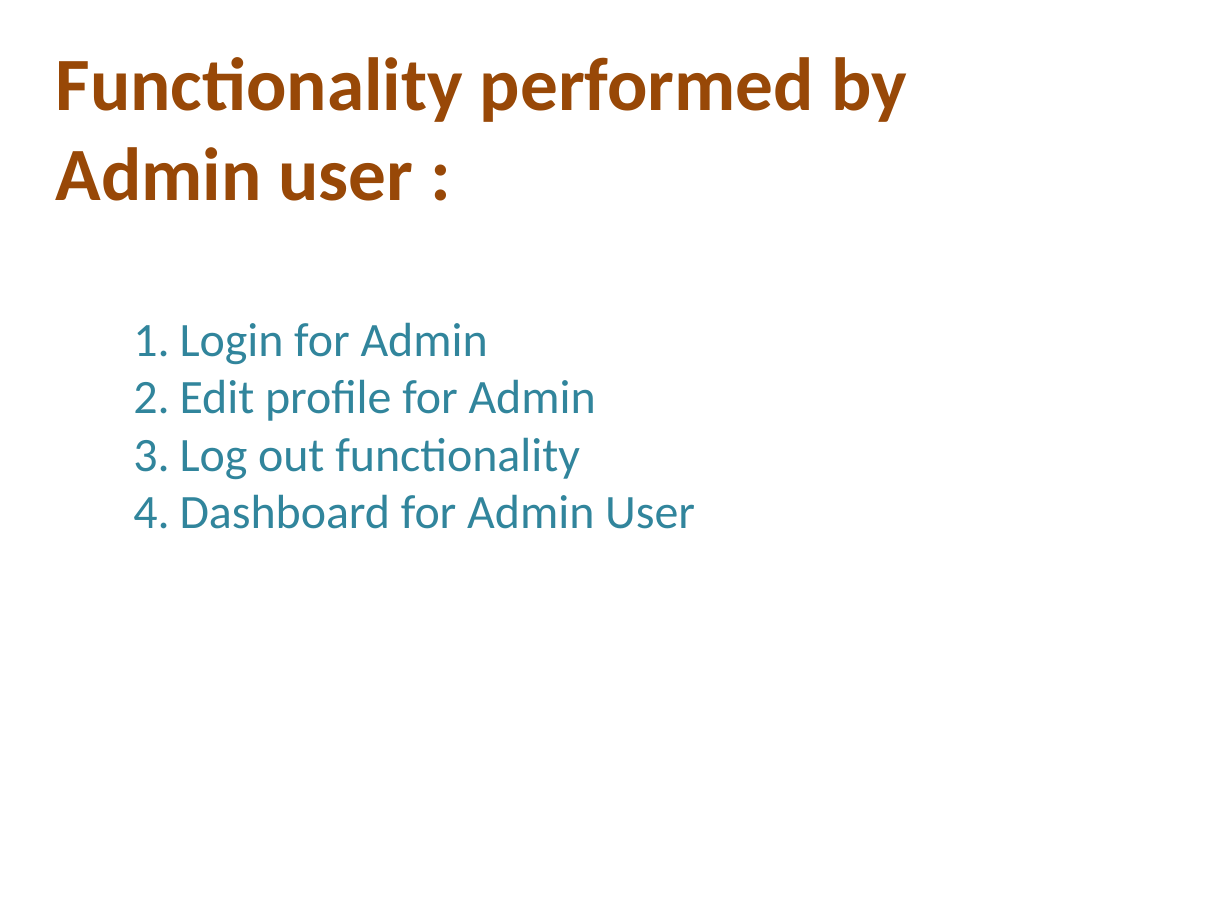
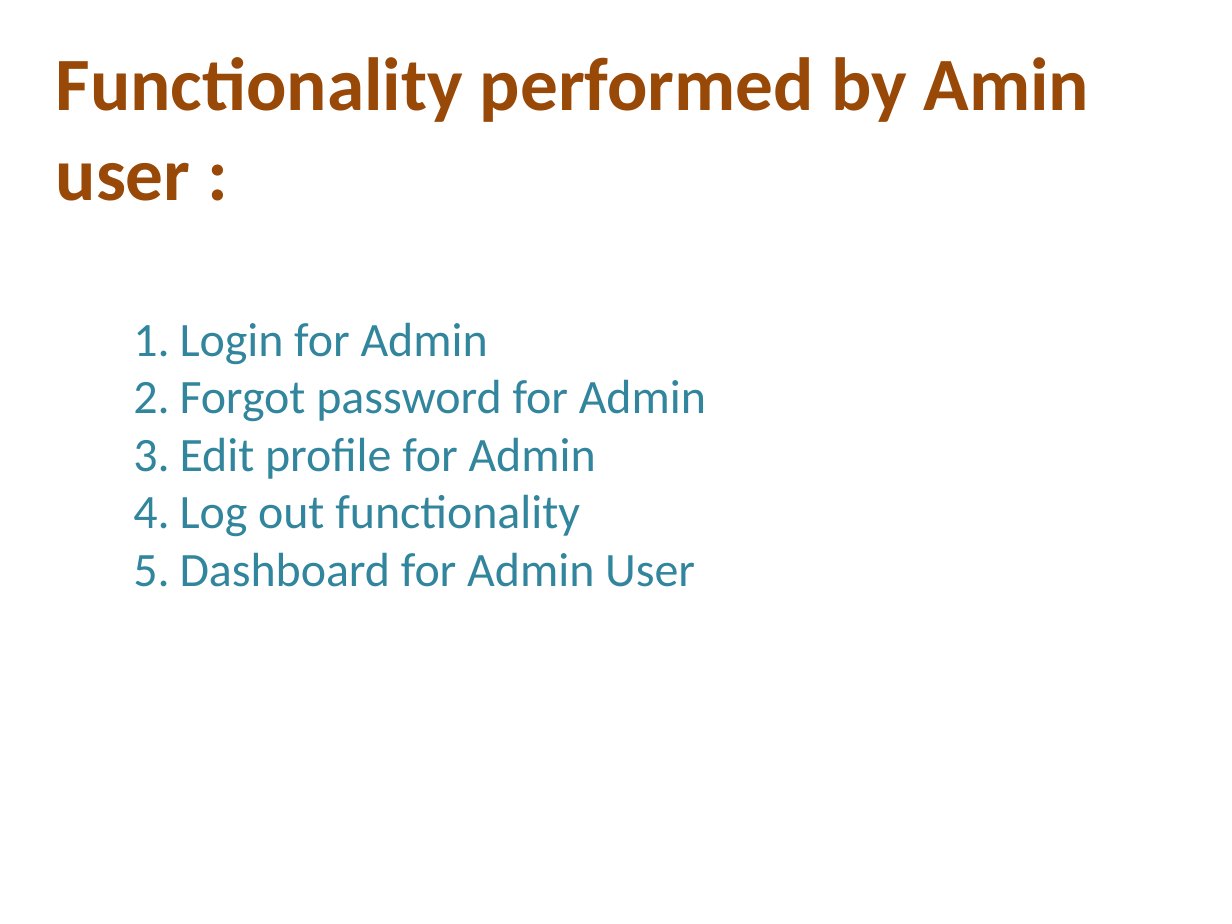
Before and after one commit to kietmcaproject/Mini-project-session-2021-22-Odd-, a slide deck: slide 5 of OnGro ,G.5/ONGRO1.pptx. Drawn at 1232x924 pixels with LibreOffice and Linux fonts; fonts in the diff are those of the drawing. Boxes give left, top, right and bottom in pixels: in the first picture for what was removed or moved away, otherwise in the second. Text is boxed around its words. In the diff, an @@ line names an element or a change of style, - is before the commit and + after.

```diff
--- a/OnGro ,G.5/ONGRO1.pptx
+++ b/OnGro ,G.5/ONGRO1.pptx
@@ text at bbox=[56, 57, 1090, 201]: text changed @@
-Functionality performed by Admin user :
+Functionality performed by Amin user :
@@ text at bbox=[180, 379, 706, 422]: paragraph added @@
+2. Forgot password for Admin
```
Also in this commit, not shown: 4 other slides changed.
